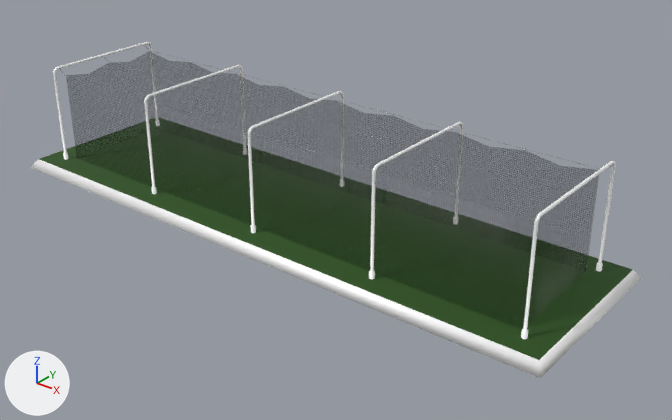
Renders of the glTF model public/assets/models/gltf/Outdoor Varsity 70.glb from each side of a commit.
Both versions are drawn from a 50 mm camera at (20.8, -23.8, 15.6) aimed at (1.5, 0.3, 0.7). The lights are fixed; the arrows at lower left show +X, +Y and +Z. Vertices at the same position are counted once.

Names of what the first picture shows: 'Playground.003'.
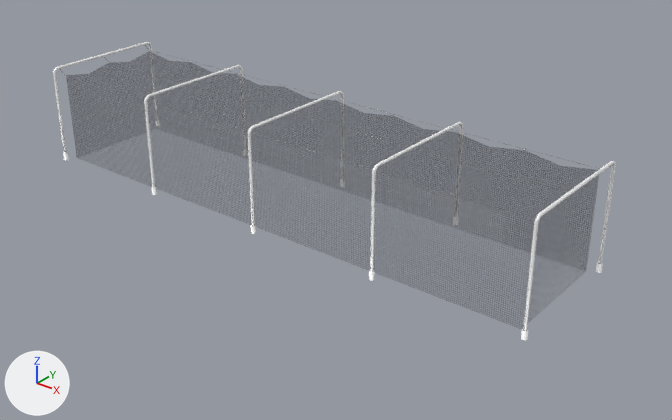
Commit message: update varsity models.

Scene script edits in JSON lines:
```json
{"block": "me_cube_046", "where": "me_cube_046.from_pydata(...)  # 15317 vertices, 30128 faces; spans x -11.9..11.9, y -3.6..3.6, z 0.0..4.4"}
{"block": "me_cube_046", "where": "# used by ob_playground_003; location = (0.0, 0.0, 0.0)"}
{"op": "remove", "block": "me_cube_046", "code": "me_cube_046.materials.append(mat_grass)  # dark green #2d521f"}
{"block": "me_cube_046", "change": "me_cube_046 part 1: the loose piece of 8 vertices spanning x -11.9..11.9, y -3.6..3.6, z 0.0..0.4 is deleted"}
```

Pixel boxes [x1, y1, x2, y2] of what changed, in the pictures (672 x 420 px):
```json
{"object": "Playground.003", "change": "reshaped", "before": [31, 42, 641, 378], "after": [53, 42, 615, 340]}
{"part": 1, "of": "me_cube_046", "change": "deleted", "before": [31, 117, 641, 378]}
```
